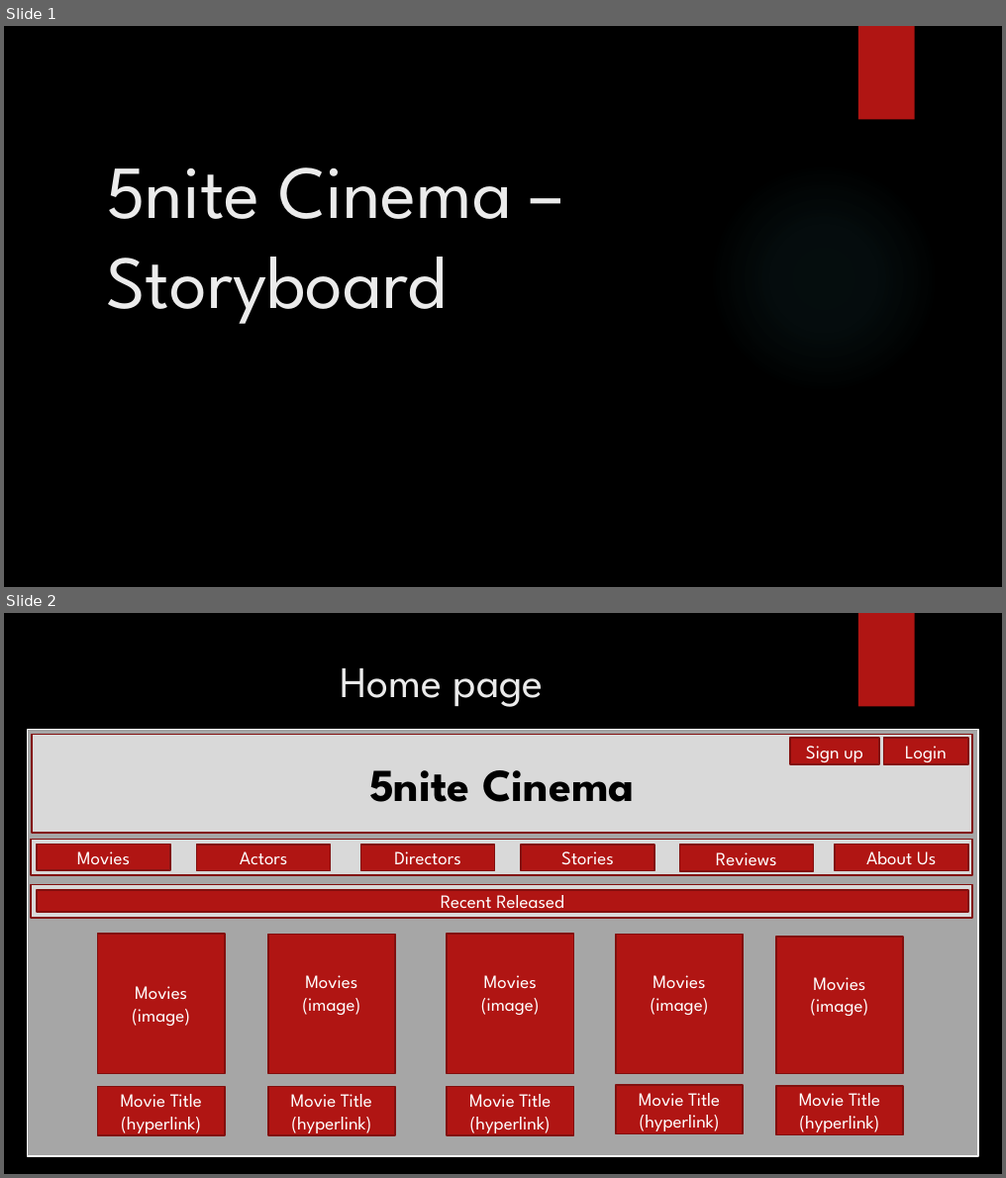
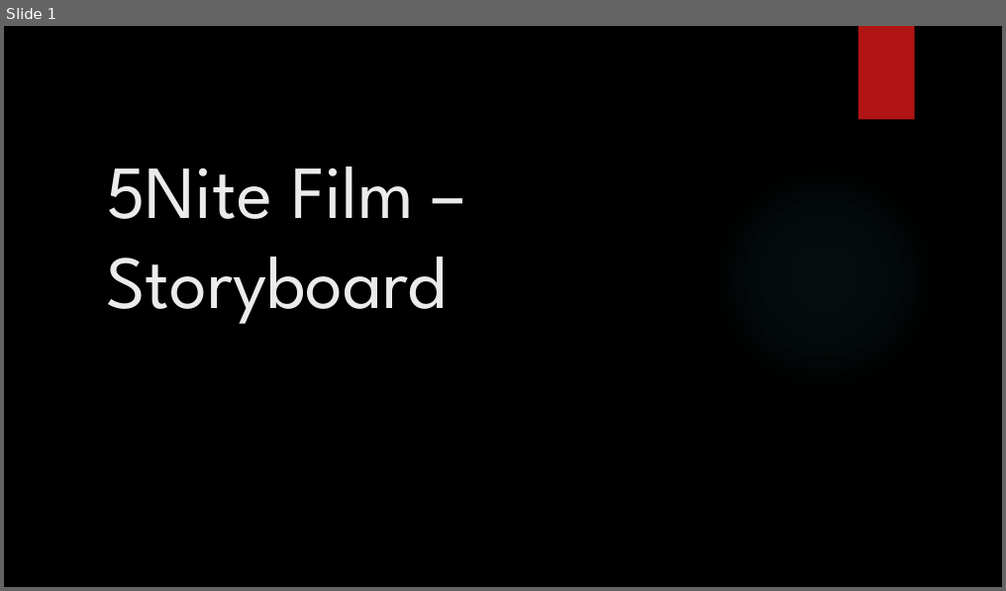
Before and after one commit to wtaylorLC/5nite, a slide deck: Storyboard.pptx. Shown one above the other, each under a label of ours: slides 1 and 2 before the commit, slide 1 after it. The pictures are 1006x1178 and 1006x591 pixels, drawn with LibreOffice and Linux fonts; fonts in the diff are those of the drawing; background and template pictures are left out. Boxes give left, top, right and bottom in pixels: in the first picture for what was removed or moved away, otherwise in the second. Text is boxed around its words. In the diff, an @@ line names an element or a change of style, - is before the commit and + after.

Commit message:
Final storyboard

```diff
--- a/Storyboard.pptx
+++ b/Storyboard.pptx
@@ slide 2 removed at [4, 613, 1002, 1174], background picture (left out); not listed: 1 template element that a slide beside it also shows @@
@@ title removed at [340, 668, 544, 707] @@
-Home page
@@ rectangle removed at [27, 729, 979, 1157] @@
@@ rectangle removed at [32, 735, 972, 833] @@
-5nite Cinema
@@ rectangle removed at [790, 738, 879, 765] @@
-Sign up
@@ rectangle removed at [884, 738, 968, 765] @@
-Login
@@ rectangle removed at [31, 840, 973, 875] @@
@@ rectangle removed at [37, 845, 171, 870] @@
-Movies
@@ rectangle removed at [196, 845, 331, 870] @@
-Actors
@@ rectangle removed at [361, 845, 495, 870] @@
-Directors
@@ rectangle removed at [522, 845, 655, 870] @@
-Stories
@@ rectangle removed at [680, 845, 814, 871] @@
-Reviews
@@ rectangle removed at [835, 845, 969, 870] @@
-About Us
@@ rectangle removed at [31, 884, 973, 918] @@
@@ rectangle removed at [37, 890, 968, 912] @@
-Recent Released
@@ rectangle removed at [98, 934, 224, 1073] @@
-Movies
-(image)
@@ rectangle removed at [268, 934, 395, 1074] @@
-Movies
-(image)
@@ rectangle removed at [448, 934, 573, 1073] @@
-Movies
-(image)
@@ rectangle removed at [616, 934, 743, 1074] @@
-Movies
-(image)
@@ rectangle removed at [776, 937, 903, 1074] @@
-Movies
-(image)
@@ rectangle removed at [98, 1087, 224, 1137] @@
-Movie Title
-(hyperlink)
@@ rectangle removed at [268, 1087, 395, 1137] @@
-Movie Title
-(hyperlink)
@@ rectangle removed at [448, 1087, 573, 1137] @@
-Movie Title
-(hyperlink)
@@ rectangle removed at [616, 1085, 743, 1135] @@
-Movie Title
-(hyperlink)
@@ rectangle removed at [776, 1086, 903, 1136] @@
-Movie Title
-(hyperlink)
@@ slide 1 changed as well @@
@@ title at [106, 167, 447, 324]: text changed @@
-5nite Cinema – Storyboard
+5Nite Film – Storyboard
```
Also in this commit, not shown: 2 other slides changed, 10 slides added, 6 other slides removed.
